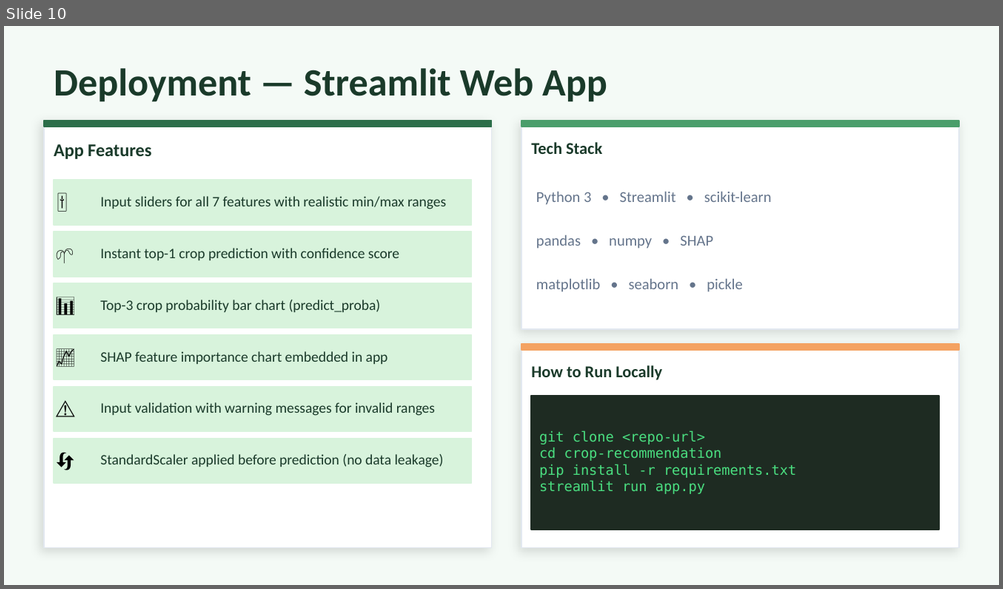
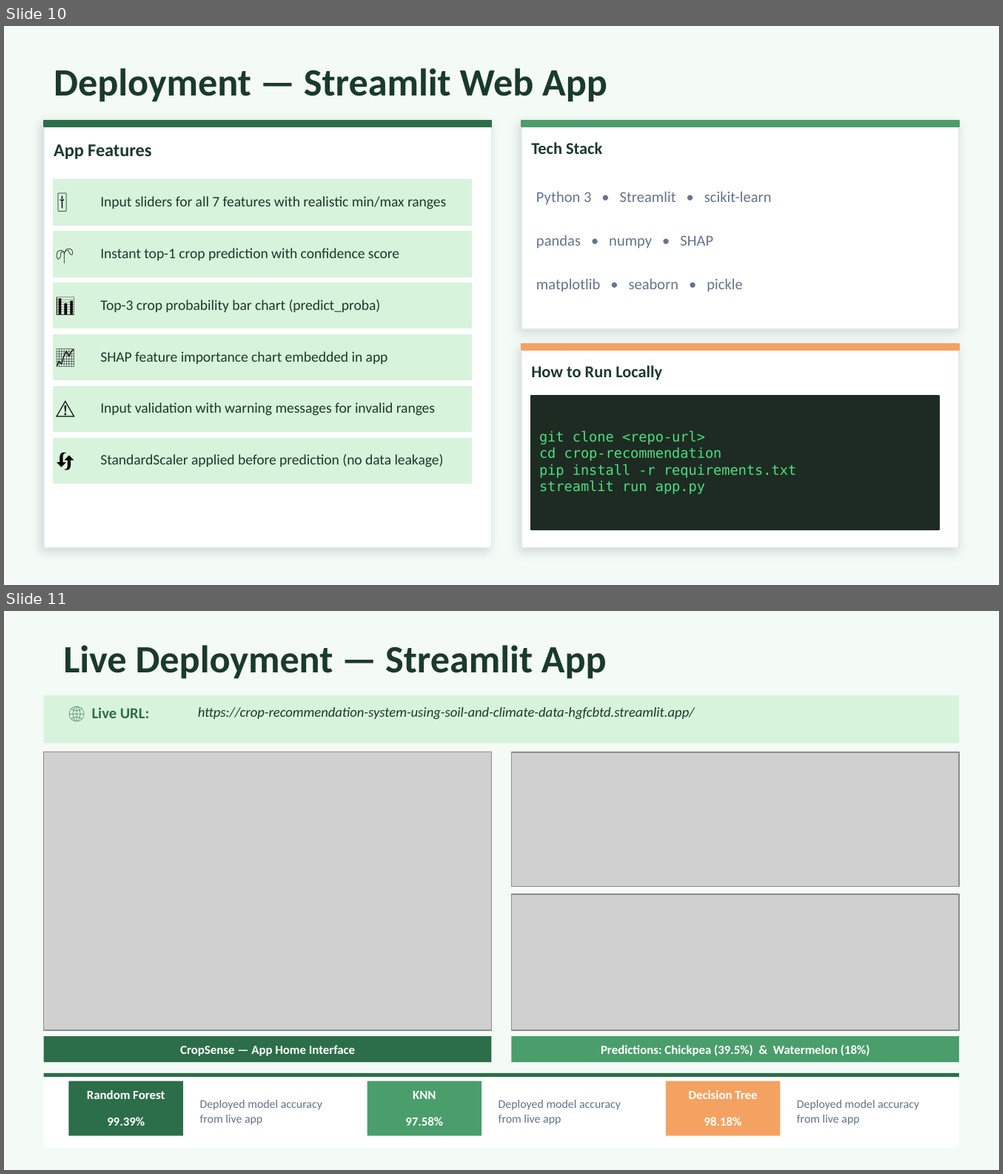
Before and after one commit to abikrishnanmsds25-web/CROP-RECOMMENDATION-SYSTEM-USING-SOIL-AND-CLIMATE-DATA, a slide deck: Crop_Recommendation.pptx. Shown one above the other, each under a label of ours: slide 10 before the commit, slides 10 and 11 after it. The pictures are 1003x589 and 1003x1174 pixels, drawn with LibreOffice and Linux fonts; fonts in the diff are those of the drawing; grey boxes stand for pictures. Boxes give left, top, right and bottom in pixels: in the first picture for what was removed or moved away, otherwise in the second. Text is boxed around its words. In the diff, an @@ line names an element or a change of style, - is before the commit and + after.

Commit message:
Updated PPT with app screenshots and live deployment URL

```diff
--- a/Crop_Recommendation.pptx
+++ b/Crop_Recommendation.pptx
@@ slide 11 added at (x1=4, y1=611, x2=999, y2=1170), background #F4FAF6 @@
@@ text added at (x1=63, y1=645, x2=606, y2=679), 28 pt, text #1A3A2A, bold @@
+Live Deployment — Streamlit App
@@ rectangle added at (x1=44, y1=695, x2=959, y2=743), fill #D8F3DC @@
@@ text added at (x1=92, y1=707, x2=149, y2=718), 11 pt, text #2C6E49, bold @@
+🌐 Live URL:
@@ text added at (x1=198, y1=707, x2=694, y2=719), 10 pt, text #1A3A2A, italic @@
+https://crop-recommendation-system-using-soil-and-climate-data-hgfcbtd.streamlit.app/
@@ picture added at (x1=44, y1=752, x2=492, y2=1031) @@
@@ picture added at (x1=511, y1=752, x2=959, y2=886) @@
@@ picture added at (x1=511, y1=894, x2=959, y2=1031) @@
@@ rectangle added at (x1=44, y1=1037, x2=492, y2=1062), fill #2C6E49 @@
@@ text added at (x1=180, y1=1045, x2=355, y2=1056), 9 pt, text #FFFFFF, bold @@
+CropSense — App Home Interface
@@ rectangle added at (x1=511, y1=1037, x2=959, y2=1062), fill #4A9E6B @@
@@ text added at (x1=600, y1=1045, x2=870, y2=1056), 9 pt, text #FFFFFF, bold @@
+Predictions: Chickpea (39.5%) & Watermelon (18%)
@@ rectangle added at (x1=44, y1=1073, x2=959, y2=1148), fill #FFFFFF @@
@@ rectangle added at (x1=44, y1=1073, x2=959, y2=1077), fill #2C6E49 @@
@@ rectangle added at (x1=68, y1=1082, x2=183, y2=1136), fill #2C6E49 @@
@@ text added at (x1=87, y1=1091, x2=165, y2=1099), 9 pt, text #FFFFFF, bold @@
+Random Forest
@@ rectangle added at (x1=367, y1=1082, x2=481, y2=1136), fill #4A9E6B @@
@@ text added at (x1=412, y1=1091, x2=435, y2=1099), 9 pt, text #FFFFFF, bold @@
+KNN
@@ rectangle added at (x1=666, y1=1082, x2=780, y2=1136), fill #F4A261 @@
@@ text added at (x1=688, y1=1091, x2=757, y2=1099), 9 pt, text #FFFFFF, bold @@
+Decision Tree
@@ text added at (x1=107, y1=1117, x2=145, y2=1126), 9 pt, text #FFFFFF, bold @@
+99.39%
@@ text added at (x1=200, y1=1100, x2=322, y2=1125), 8.5 pt, text #64748B @@
+Deployed model accuracy from live app
@@ text added at (x1=405, y1=1117, x2=443, y2=1126), 9 pt, text #FFFFFF, bold @@
+97.58%
@@ text added at (x1=498, y1=1100, x2=620, y2=1125), 8.5 pt, text #64748B @@
+Deployed model accuracy from live app
@@ text added at (x1=704, y1=1117, x2=742, y2=1126), 9 pt, text #FFFFFF, bold @@
+98.18%
@@ text added at (x1=797, y1=1100, x2=919, y2=1125), 8.5 pt, text #64748B @@
+Deployed model accuracy from live app
```
